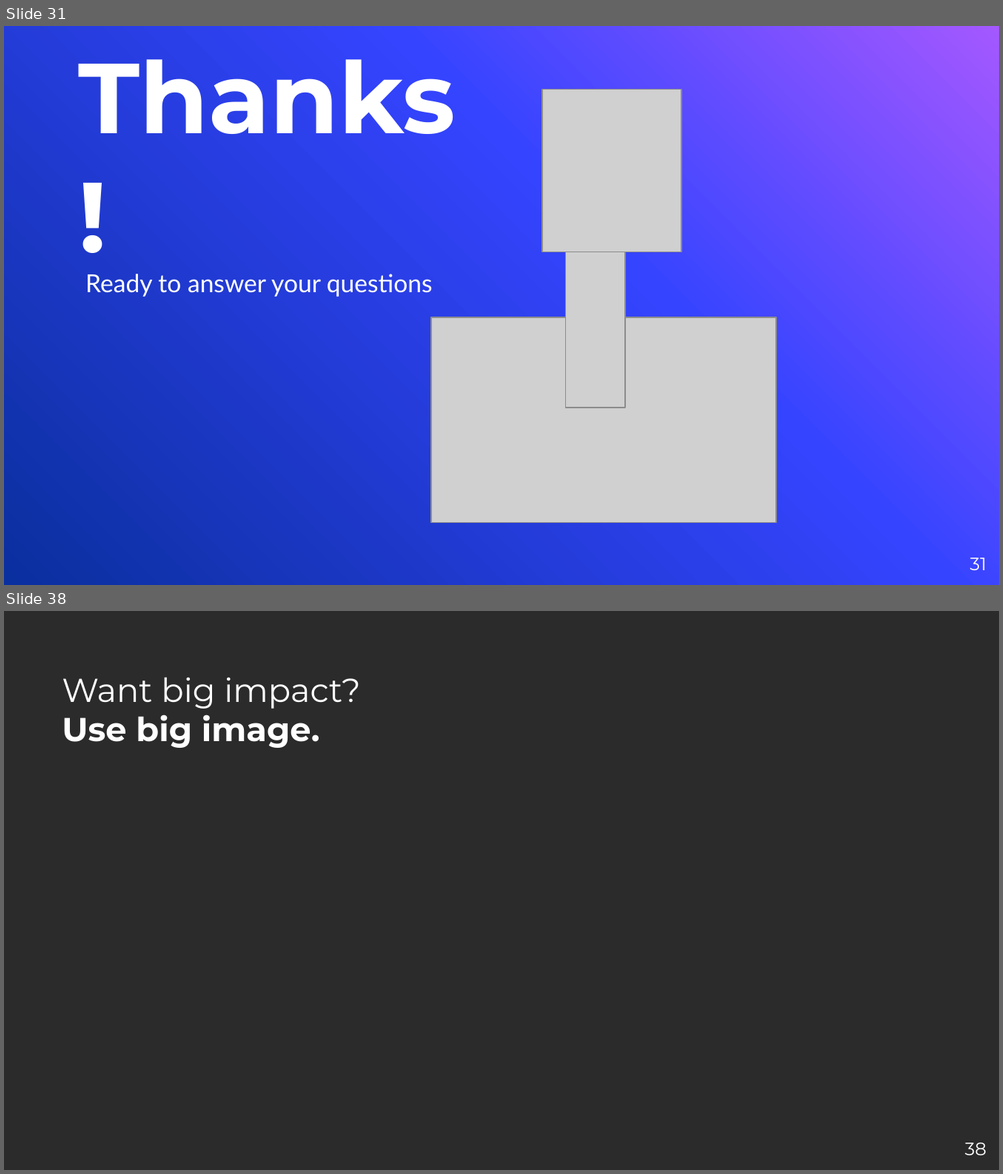
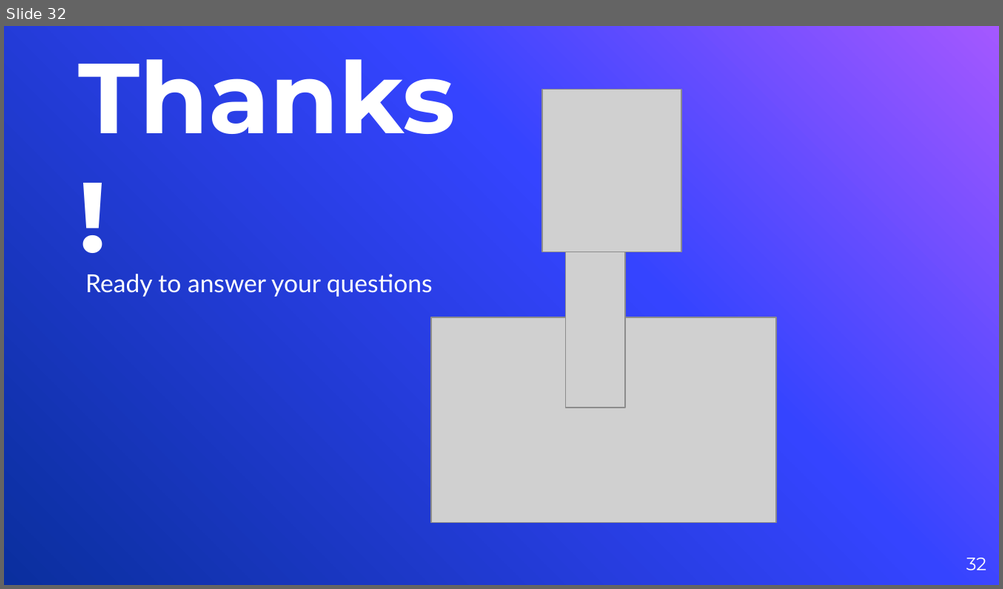
Before and after one commit to vyacheslav-polyakov/thesis, a slide deck: !Defense Slides.pptx. Shown one above the other, each under a label of ours: slides 31 and 38 before the commit, slide 32 after it; the slides between them are not shown. The pictures are 1003x1174 and 1003x589 pixels, drawn with LibreOffice and Linux fonts; fonts in the diff are those of the drawing; grey boxes stand for pictures; background and template pictures are left out; a plain dark background stands for a picture behind light text. Boxes give left, top, right and bottom in pixels: in the first picture for what was removed or moved away, otherwise in the second. Text is boxed around its words. In the diff, an @@ line names an element or a change of style, - is before the commit and + after.

```diff
--- a/!Defense Slides.pptx
+++ b/!Defense Slides.pptx
@@ slide 38 removed at (4,611,999,1170), background picture (left out) @@
@@ title removed at (62,677,361,748) @@
-Want big impact?
-Use big image.
@@ page number removed at (965,1143,986,1156) @@
-38
@@ what was slide 31 is now slide 32 @@
@@ page number at (966,558,986,571): text changed @@
-31
+32
```
Also in this commit, not shown: 4 slides changed, 3 slides added, 32 other slides removed, 6 other files.
